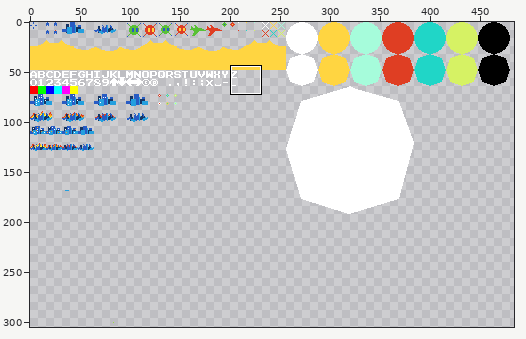
Edited in one commit: pixel-art file (assets/spritesheet.ase). The picture above shows the old version from afar; the outline marks the close-up.
Close-up. As it was:
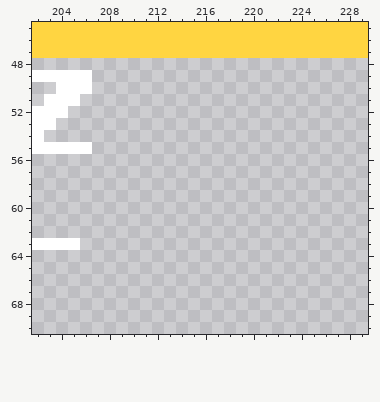
512x512 pixels, 1 frame. Shown: x 202..229, y 45..70. The wide view leaves out empty margins.
Once edited:
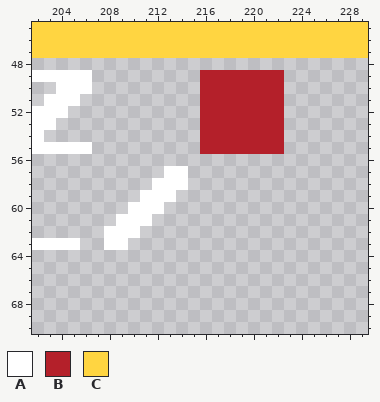
Palette (. is transparent): A #ffffff  B #b4202a  C #ffd541
From old to new:
@@ x 206..224 @@
 48 ...................
-49 A..................
-50 A..................
-51 ...................
-52 ...................
-53 ...................
-54 ...................
-55 A..................
+49 A.........BBBBBBB..
+50 A.........BBBBBBB..
+51 ..........BBBBBBB..
+52 ..........BBBBBBB..
+53 ..........BBBBBBB..
+54 ..........BBBBBBB..
+55 A.........BBBBBBB..
 56 ...................
-57 ...................
-58 ...................
-59 ...................
-60 ...................
-61 ...................
-62 ...................
-63 ...................
+57 .......AA..........
+58 ......AAA..........
+59 .....AAA...........
+60 ....AAA............
+61 ...AAA.............
+62 ..AAA..............
+63 ..AA...............
 64 ...................
Pixel boxes of the changes (left, top, right, bottom) in both close-ups:
added: (104, 70, 284, 250)
